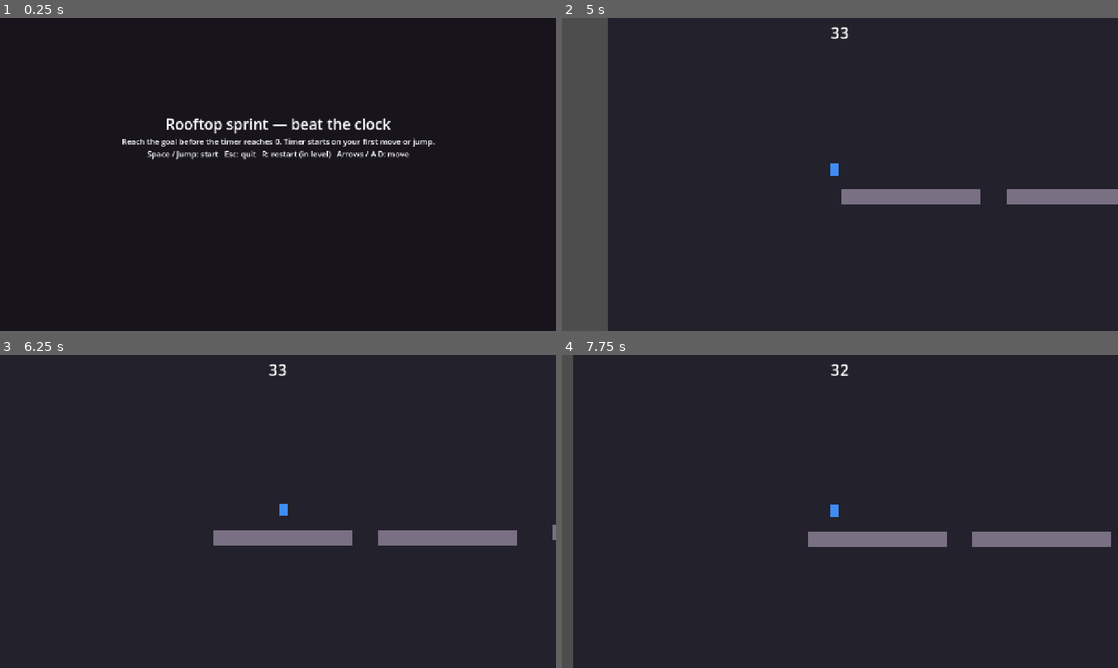
Above: before the commit, frames 1-4 (two rows, left to right).
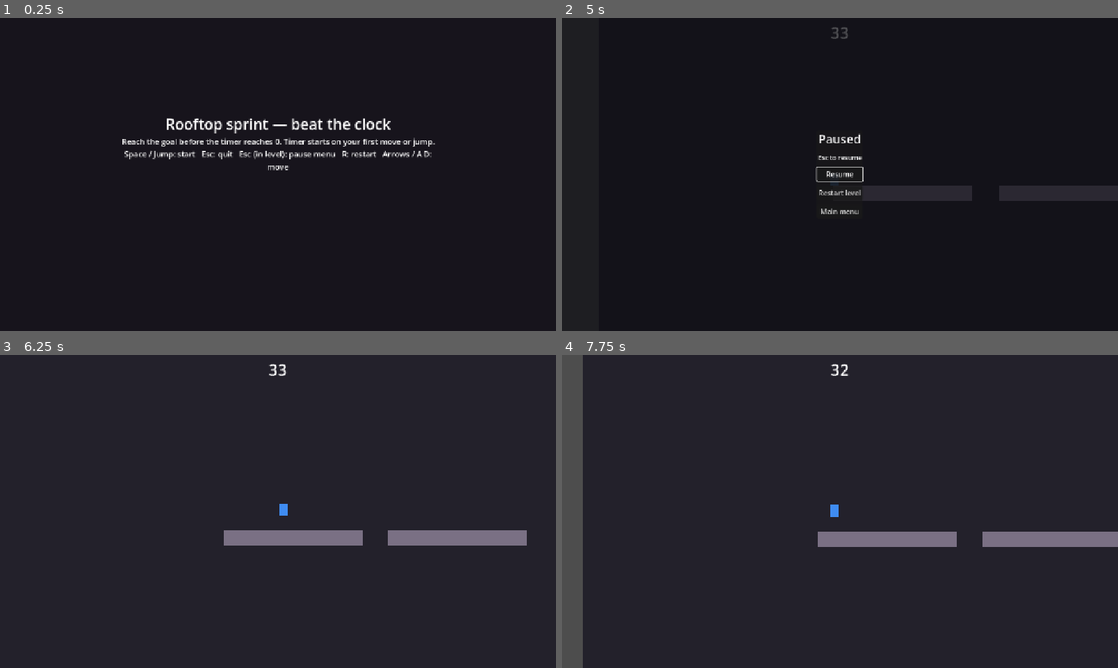
Above: after the commit, the same moments.

Repository: omarelsahy/e33-platformer
Game: Godot game, scene res://scenes/main_menu.tscn
Two runs of this game, one before a commit and one after it. Both use one fixed random seed, a clock stepped at 60 frames per second and the inputs below.
Inputs (mouse positions are in pixels of both pictures, inside the frame that each line leads up to):
- Up to frame 1 (0.25 s): no input
- Up to frame 2 (5 s): tap Enter (ui_accept) at 0.5, 1.55, 2.85, 4.35 s; hold Enter (ui_accept) 0.53-1.28 s; hold D (move_right) 0.53-2.03 s; tap Space (jump) at 0.77, 0.8, 1.07, 1.35, 1.52, 1.82, 2.3, 3.02, 3.32, 4.52, 4.82 s; hold A (move_left) 2.03-2.78 s; hold Enter (ui_accept) 2.03-2.78 s; hold D (move_right) 2.78-4.28 s; hold Space (jump) 3.53-4.28 s; tap R (restart) at 4.15 s; hold A (move_left) from 4.28 s (still down); tap Escape (ui_cancel) at 4.9 s
- Up to frame 3 (6.25 s): release A (move_left) at 5 s; click (278, 511) at 5 s, where only the run after the commit has a clickable "Resume"; hold D (move_right) from 5.78 s (still down); hold Enter (ui_accept) from 5.78 s (still down); tap Space (jump) at 6.05 s
- Up to frame 4 (7.75 s): release D (move_right) at 6.53 s; release Enter (ui_accept) at 6.53 s; hold A (move_left) from 6.53 s (still down); tap Space (jump) at 6.6, 6.77, 7.07, 7.52, 7.55 s; tap Enter (ui_accept) at 6.8 s; hold Enter (ui_accept) from 7.28 s (still down)

The runs differ from the first frame. In frame 1, 0.8% of the frame differs, in the area x 22-78%, y 42-49%; in frame 2, 11%, in the area x 0-100%, y 0-100%; in frame 3, 0.4%; in frame 4, 2.1%.

Commit message:
Add in-game pause menu on Escape with tree pause
Made-with: Cursor

Diff:
--- a/scenes/main_menu.tscn
+++ b/scenes/main_menu.tscn
@@ -44,6 +44,6 @@
 layout_mode = 2
 theme_override_font_sizes/font_size = 18
 text = "Reach the goal before the timer reaches 0. Timer starts on your first move or jump.
-Space / Jump: start   Esc: quit   R: restart (in level)   Arrows / A D: move"
+Space / Jump: start   Esc: quit   Esc (in level): pause menu   R: restart   Arrows / A D: move"
 horizontal_alignment = 1
 autowrap_mode = 3
--- /dev/null
+++ b/scenes/pause_menu.tscn
@@ -0,0 +1,66 @@
+[gd_scene format=3 uid="uid://cpausemenu01"]
+
+[ext_resource type="Script" path="res://scripts/pause_menu.gd" id="1_script"]
+
+[node name="PauseMenu" type="Control"]
+layout_mode = 3
+anchors_preset = 15
+anchor_right = 1.0
+anchor_bottom = 1.0
+grow_horizontal = 2
+grow_vertical = 2
+script = ExtResource("1_script")
+
+[node name="Dim" type="ColorRect" parent="."]
+layout_mode = 1
+anchors_preset = 15
+anchor_right = 1.0
+anchor_bottom = 1.0
+grow_horizontal = 2
+grow_vertical = 2
+mouse_filter = 0
+color = Color(0.05, 0.05, 0.07, 0.72)
+
+[node name="Center" type="CenterContainer" parent="."]
+layout_mode = 1
+anchors_preset = 15
+anchor_right = 1.0
+anchor_bottom = 1.0
+grow_horizontal = 2
+grow_vertical = 2
+mouse_filter = 2
+
+[node name="Panel" type="PanelContainer" parent="Center"]
+layout_mode = 2
+
+[node name="VBox" type="VBoxContainer" parent="Center/Panel"]
+layout_mode = 2
+theme_override_constants/separation = 12
+
+[node name="Title" type="Label" parent="Center/Panel/VBox"]
+layout_mode = 2
+theme_override_font_sizes/font_size = 28
+text = "Paused"
+horizontal_alignment = 1
+
+[node name="Hint" type="Label" parent="Center/Panel/VBox"]
+layout_mode = 2
+theme_override_font_sizes/font_size = 15
+text = "Esc to resume"
+horizontal_alignment = 1
+
+[node name="ResumeButton" type="Button" parent="Center/Panel/VBox"]
+layout_mode = 2
+text = "Resume"
+
+[node name="RestartButton" type="Button" parent="Center/Panel/VBox"]
+layout_mode = 2
+text = "Restart level"
+
+[node name="MainMenuButton" type="Button" parent="Center/Panel/VBox"]
+layout_mode = 2
+text = "Main menu"
+
+[connection signal="pressed" from="Center/Panel/VBox/ResumeButton" to="." method="_on_resume_button_pressed"]
+[connection signal="pressed" from="Center/Panel/VBox/RestartButton" to="." method="_on_restart_button_pressed"]
+[connection signal="pressed" from="Center/Panel/VBox/MainMenuButton" to="." method="_on_main_menu_button_pressed"]
--- a/scripts/game_flow.gd
+++ b/scripts/game_flow.gd
@@ -13,14 +13,17 @@
 
 func start_game() -> void:
 	level_index = 0
+	get_tree().paused = false
 	get_tree().change_scene_to_file(LEVEL_SCENES[level_index])
 
 
 func restart_level() -> void:
+	get_tree().paused = false
 	get_tree().reload_current_scene()
 
 
 func next_level() -> void:
+	get_tree().paused = false
 	level_index += 1
 	if level_index >= LEVEL_SCENES.size():
 		get_tree().change_scene_to_file("res://scenes/victory.tscn")
@@ -29,5 +32,6 @@
 
 
 func return_to_menu() -> void:
+	get_tree().paused = false
 	level_index = 0
 	get_tree().change_scene_to_file("res://scenes/main_menu.tscn")
--- a/scripts/level.gd
+++ b/scripts/level.gd
@@ -1,11 +1,13 @@
 extends Node2D
 
 const LEVEL_TIME_SEC := 33.0
+const PAUSE_MENU_SCENE := preload("res://scenes/pause_menu.tscn")
 
 @onready var _player: CharacterBody2D = $Player
 @onready var _timer_label: Label = $UILayer/UI/TimerLabel
 @onready var _flash: ColorRect = $UILayer/Flash
 
+var _pause_menu: Control
 var _time_remaining: float = LEVEL_TIME_SEC
 var _timer_running: bool = false
 var _level_cleared: bool = false
@@ -13,6 +15,9 @@
 
 
 func _ready() -> void:
+	set_process_unhandled_input(true)
+	_pause_menu = PAUSE_MENU_SCENE.instantiate() as Control
+	$UILayer.add_child(_pause_menu)
 	_timer_label.text = str(int(ceil(_time_remaining)))
 	_player.first_movement_emitted.connect(_on_first_movement)
 	_connect_goal($Goal)
@@ -31,6 +36,17 @@
 			var a := node as Area2D
 			if not a.body_entered.is_connected(_on_kill_zone_body_entered):
 				a.body_entered.connect(_on_kill_zone_body_entered)
+
+
+func _unhandled_input(event: InputEvent) -> void:
+	if not event.is_action_pressed(&"ui_cancel"):
+		return
+	if _level_cleared or _is_failing:
+		return
+	if _pause_menu.visible:
+		return
+	_pause_menu.open_menu()
+	get_viewport().set_input_as_handled()
 
 
 func _process(delta: float) -> void:
--- /dev/null
+++ b/scripts/pause_menu.gd
@@ -0,0 +1,50 @@
+extends Control
+
+@onready var _resume_button: Button = $Center/Panel/VBox/ResumeButton
+
+
+func _ready() -> void:
+	process_mode = Node.PROCESS_MODE_WHEN_PAUSED
+	set_process_unhandled_input(true)
+	visible = false
+	mouse_filter = Control.MOUSE_FILTER_IGNORE
+
+
+func open_menu() -> void:
+	visible = true
+	mouse_filter = Control.MOUSE_FILTER_STOP
+	get_tree().paused = true
+	call_deferred(&"_focus_resume")
+
+
+func _focus_resume() -> void:
+	if is_instance_valid(_resume_button):
+		_resume_button.grab_focus()
+
+
+func close_menu() -> void:
+	get_tree().paused = false
+	visible = false
+	mouse_filter = Control.MOUSE_FILTER_IGNORE
+
+
+func _unhandled_input(event: InputEvent) -> void:
+	if not visible:
+		return
+	if event.is_action_pressed(&"ui_cancel"):
+		close_menu()
+		get_viewport().set_input_as_handled()
+
+
+func _on_resume_button_pressed() -> void:
+	close_menu()
+
+
+func _on_restart_button_pressed() -> void:
+	get_tree().paused = false
+	GameFlow.restart_level()
+
+
+func _on_main_menu_button_pressed() -> void:
+	get_tree().paused = false
+	GameFlow.return_to_menu()
Not shown, added: scripts/pause_menu.gd.uid
